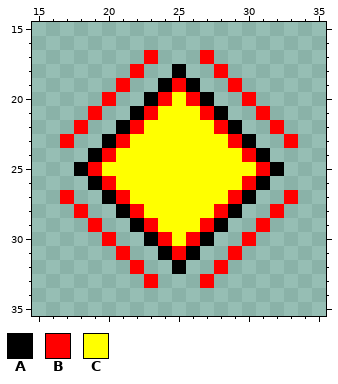
Two states of a pixel-art sprite, ui/main/atlas/icon_atlas/img/strategic_icons/icon_si_unit_cannon_deploy.png. This is how it looked before the edit.
The file is 52x52 pixels. Shown: x 15..35, y 15..35.
Palette (. is transparent): A #000000  B #ff0000  C #ffff00
Pixels before, first column x 17:
17 ......B...B......
18 .....B..A..B.....
19 ....B..ABA..B....
20 ...B..ABCBA..B...
21 ..B..ABCCCBA..B..
22 .B..ABCCCCCBA..B.
23 B..ABCCCCCCCBA..B
24 ..ABCCCCCCCCCBA..
25 .ABCCCCCCCCCCCBA.
26 ..ABCCCCCCCCCBA..
27 B..ABCCCCCCCBA..B
28 .B..ABCCCCCBA..B.
29 ..B..ABCCCBA..B..
30 ...B..ABCBA..B...
31 ....B..ABA..B....
32 .....B..A..B.....
33 ......B...B......
Now the later version:
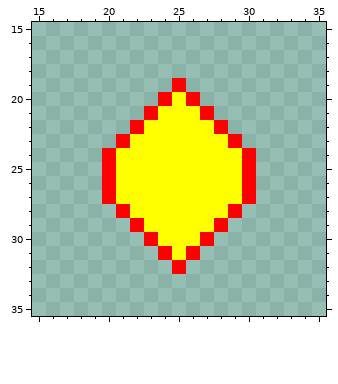
What changed:
The edit turns colour A into colour B in row 27 at x 20 and 30; in row 28 at x 21 and 29; in row 29 at x 22 and 28; in row 30 at x 23 and 27; in row 31 at x 24 and 26; in row 32 at x 25.
The edit turns colour C into colour B in row 25 at x 20 and 30.
The edit turns colour B into colour C in row 27 at x 21 and 29; in row 28 at x 22 and 28; in row 29 at x 23 and 27; in row 30 at x 24 and 26; in row 31 at x 25.
Colour A is removed in row 18 at x 25; in row 19 at x 24 and 26; in row 20 at x 23 and 27; in row 21 at x 22 and 28; in row 22 at x 21 and 29; in row 23 at x 20 and 30.
Colour A is removed in row 24 at x 19 and 31; in row 25 at x 18 and 32; in row 26 at x 19 and 31.
Colour B is removed in row 17 at x 23 and 27; in row 18 at x 22 and 28; in row 19 at x 21 and 29; in row 20 at x 20 and 30; in row 21 at x 19 and 31; in row 22 at x 18 and 32.
Colour B is removed in row 23 at x 17 and 33; in row 25 at x 19 and 31; in row 27 at x 17 and 33; in row 28 at x 18 and 32; in row 29 at x 19 and 31; in row 30 at x 20 and 30.
Colour B is removed in row 31 at x 21 and 29; in row 32 at x 22 and 28; in row 33 at x 23 and 27.
